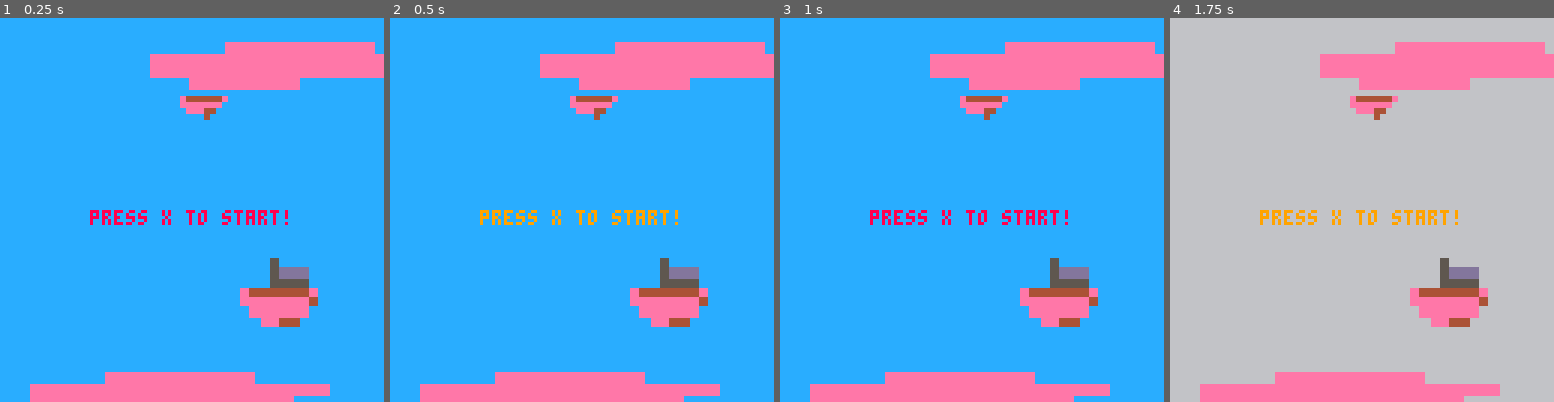
Above: before the commit, frames 1-4 (left to right).
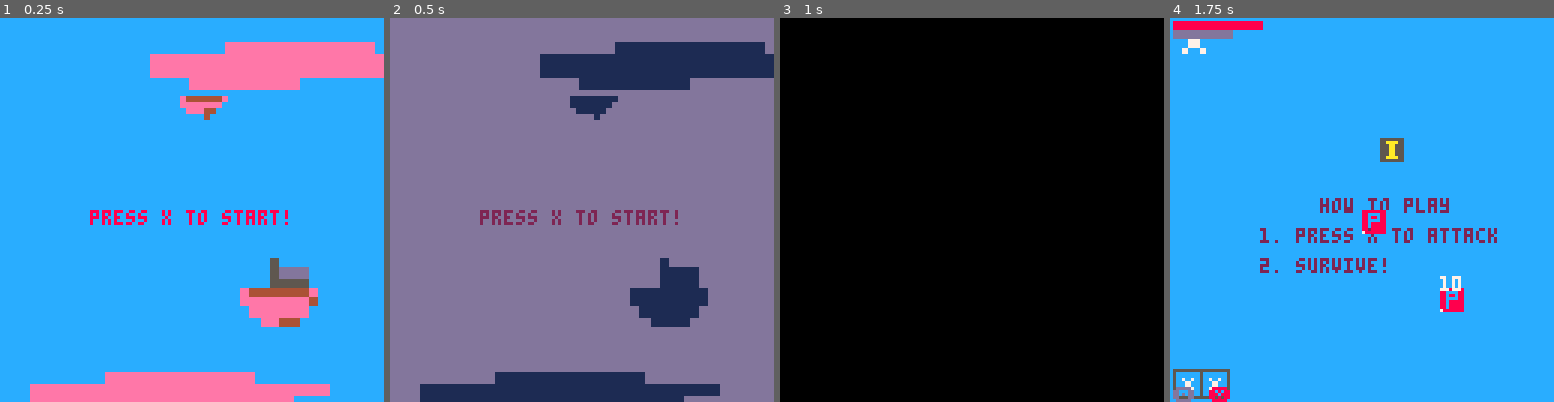
Above: after the commit, the same moments.

Repository: FrederikHR/GDB
Game: PICO-8 cartridge NewGame/main.p8
Two runs of this game, one before a commit and one after it. Both use one fixed random seed, a clock stepped at 60 frames per second and the inputs below.
Inputs:
- Up to frame 1 (0.25 s): no input
- Up to frame 2 (0.5 s): tap X (X key) at 0.33 s
- Up to frame 3 (1 s): tap O (Z key) at 0.7 s
- Up to frame 4 (1.75 s): tap X (X key) at 1.07 s; hold Right from 1.6 s (still down); tap O (Z key) at 1.7 s

Frame 1 is identical in both runs. In frame 2, 100% of the frame differs, in the area x 0-100%, y 0-100%; in frame 3, 100%; in frame 4, 100%.

Commit message:
fade in + variable name clean-up

Diff:
--- a/NewGame/scripts/scenes/menu.lua
+++ b/NewGame/scripts/scenes/menu.lua
@@ -1,8 +1,8 @@
 function _init() menu_init() end
 
 function menu_init()
-    countdown=-1
-    fade_color=12
+    --countdown=-1
+    --fade_color=12
     intro_start_sfx = 0
     flashframe=0
     flash_color=8
@@ -16,41 +16,43 @@
     make_enemy(90,90,1)
 
     -- for drawing clouds and islands
-    sp_1=37
-    sp_2=38
-    sp_3=39
-    sx_1, sy_1 = (sp_1 % 16) * 8, flr(sp_1 \ 16) * 8
-    sx_2, sy_2 = (sp_2 % 16) * 8, flr(sp_2 \ 16) * 8
-    sx_3, sy_3 = (sp_3 % 16) * 8, flr(sp_3 \ 16) * 8
+    cloud_island_1=37
+    cloud_island_2=38
+    cloud=39
+    cloud_island_1_x, cloud_island_1_y = get_sspr_x_y(cloud_island_1)
+    cloud_island_2_x, cloud_island_2_y = get_sspr_x_y(cloud_island_2)
+    cloud_x, cloud_y = get_sspr_x_y(cloud)
 end
 
 function menu_draw()
-    cls(fade_color)
-    sspr(sx_1,sy_1, 8,8,60,20,16,16)
-    sspr(sx_2,sy_2, 8,8,80,80,26,26)
-    sspr(sx_3,sy_3, 8,8,50,0,100,32)
-    sspr(sx_3,sy_3, 8,8,10,110,100,32)
-
+    cls(12)
+    sspr(cloud_island_1_x,cloud_island_1_y, 8,8,60,20,16,16)
+    sspr(cloud_island_2_x,cloud_island_2_y, 8,8,80,80,26,26)
+    sspr(cloud_x,cloud_y, 8,8,50,0,100,32)
+    sspr(cloud_x,cloud_y, 8,8,10,110,100,32)
     print("press x to start!",30,64,flash_color)
 
 end
 
 function menu_update()
     flash()
-    if countdown<0 then
+  --[[   if countdown<0 then
         if (btnp(❎)) then
             countdown=60 --countdown/30 == 2 seconds
             sfx(intro_start_sfx)
         end
-    else
+    else ]]
+    if (btnp(❎)) then
         flash_speed=1
-        countdown-=1
-        fadeout()
-        if countdown<=0 then
-            game_init()
-            countdown=-1 -- reset countdown
-        end
+        sfx(intro_start_sfx)
+        --countdown-=1
+        fade_out()
+        --if countdown<=0 then
+        game_init()
     end
+       --     countdown=-1 -- reset countdown
+     --   end
+    --end
 end
 
 function flash()
@@ -64,7 +66,7 @@
         end
     end
 end
-
+--[[
 function fadeout()
     if countdown > 0 then
         if (countdown) < 25 fade_color=14
@@ -77,6 +79,7 @@
 
     end
 end
+ ]]
 
 
 
